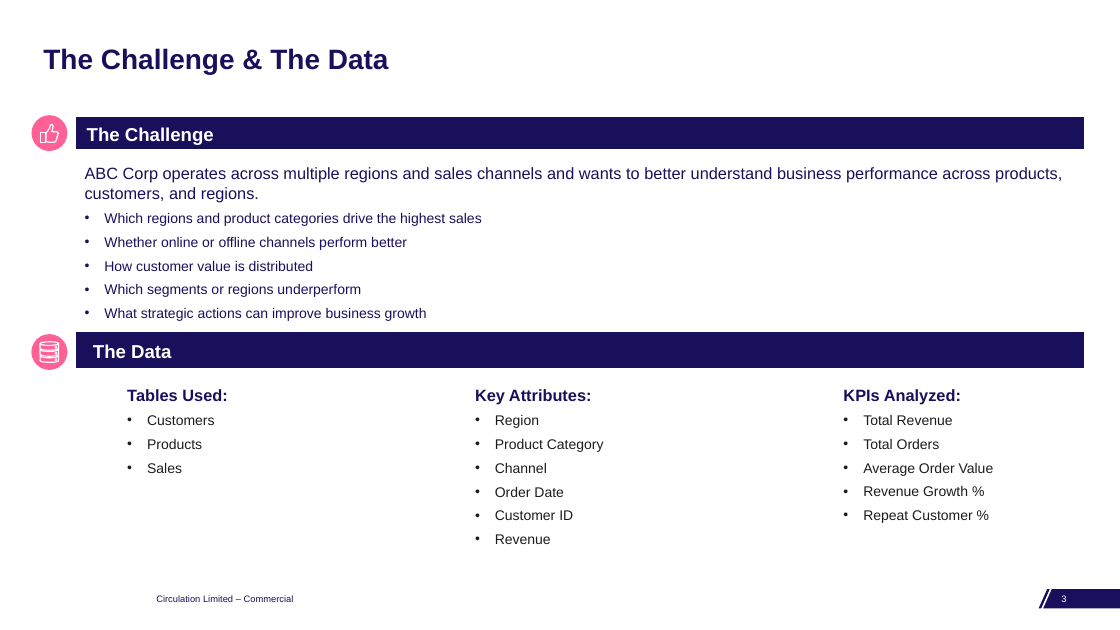
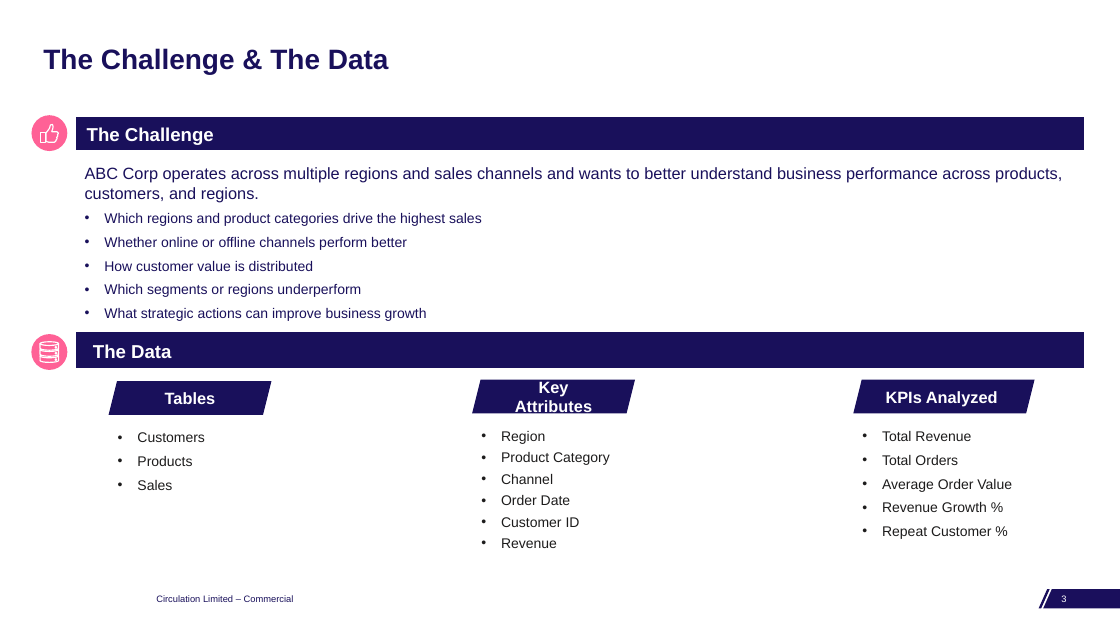
Before and after one commit to RaturiAR7/power-bi-sales-customer, a slide deck: slide 3 of Sales_Customer_Segment.ppt. Drawn at 1120x630 pixels with LibreOffice and Linux fonts; fonts in the diff are those of the drawing; background and template pictures are left out. Boxes give left, top, right and bottom in pixels: in the first picture for what was removed or moved away, otherwise in the second. Text is boxed around its words. In the diff, an @@ line names an element or a change of style, - is before the commit and + after.

Commit message:
modify layout of ppt and bi report

```diff
--- a/Sales_Customer_Segment.ppt
+++ b/Sales_Customer_Segment.ppt
@@ parallelogram added at box(109, 381, 270, 414), fill #19105B, outline #19105B 0.99 pt, 14 pt, text #FFFFFF, bold @@
+Tables
@@ text at box(127, 389, 227, 401): paragraph removed @@
-Tables Used:
@@ parallelogram added at box(473, 380, 634, 413), fill #19105B, outline #19105B 0.99 pt, 14 pt, text #FFFFFF, bold @@
+Key Attributes
@@ text at box(475, 389, 592, 405): paragraph removed @@
-Key Attributes:
@@ text at box(843, 389, 961, 404): paragraph removed @@
-KPIs Analyzed:
@@ parallelogram added at box(854, 380, 1034, 413), fill #19105B, outline #19105B 0.99 pt, 14 pt, text #FFFFFF, bold @@
+KPIs Analyzed
@@ text "Customers": place and size @@
-text "Customers" at box(127, 389, 227, 473)
+text "Customers" at box(137, 432, 205, 490)
@@ text "Region": place and size @@
-text "Region" at box(475, 389, 604, 544)
+text "Region" at box(501, 431, 610, 548)
@@ text "Region" at box(501, 431, 610, 548): less space between paragraphs @@
@@ text "Total Revenue": place and size @@
-text "Total Revenue" at box(843, 389, 994, 523)
+text "Total Revenue" at box(882, 431, 1012, 539)
```
Also in this commit, not shown: 7 other slides changed, 1 other file.
